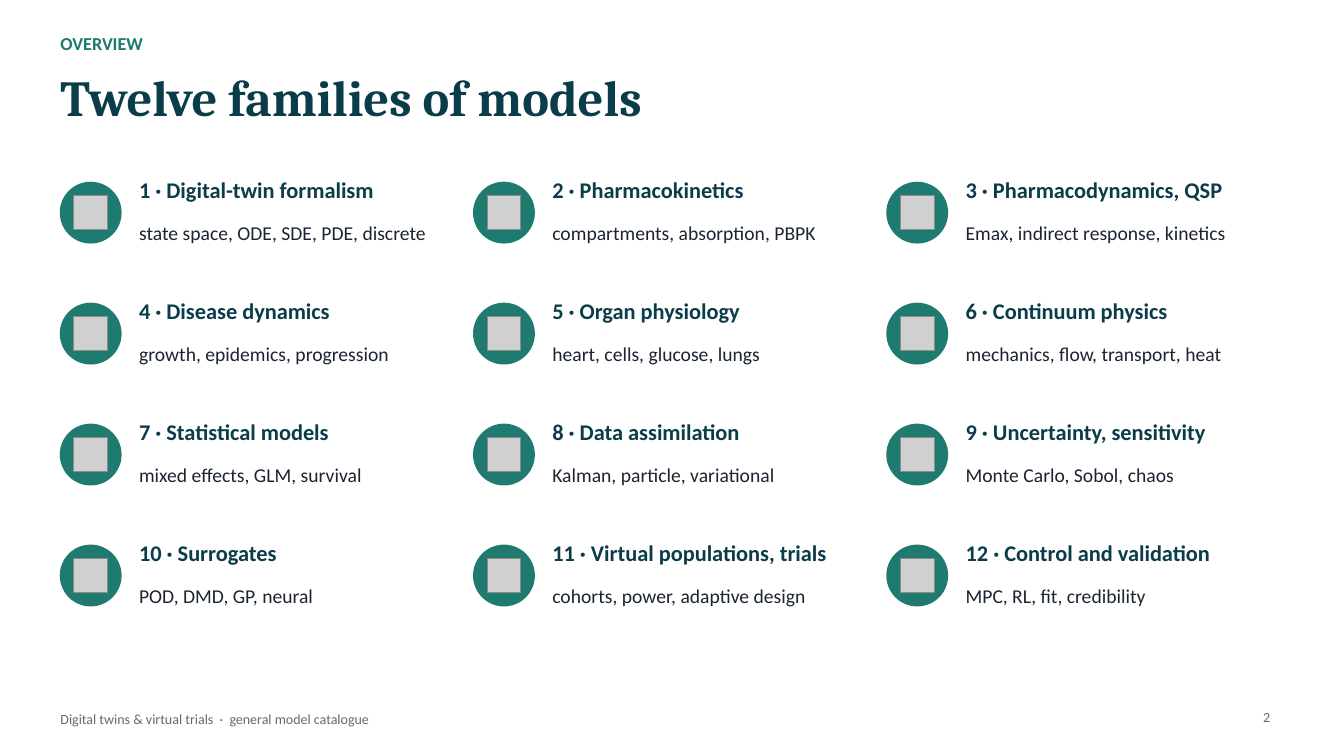
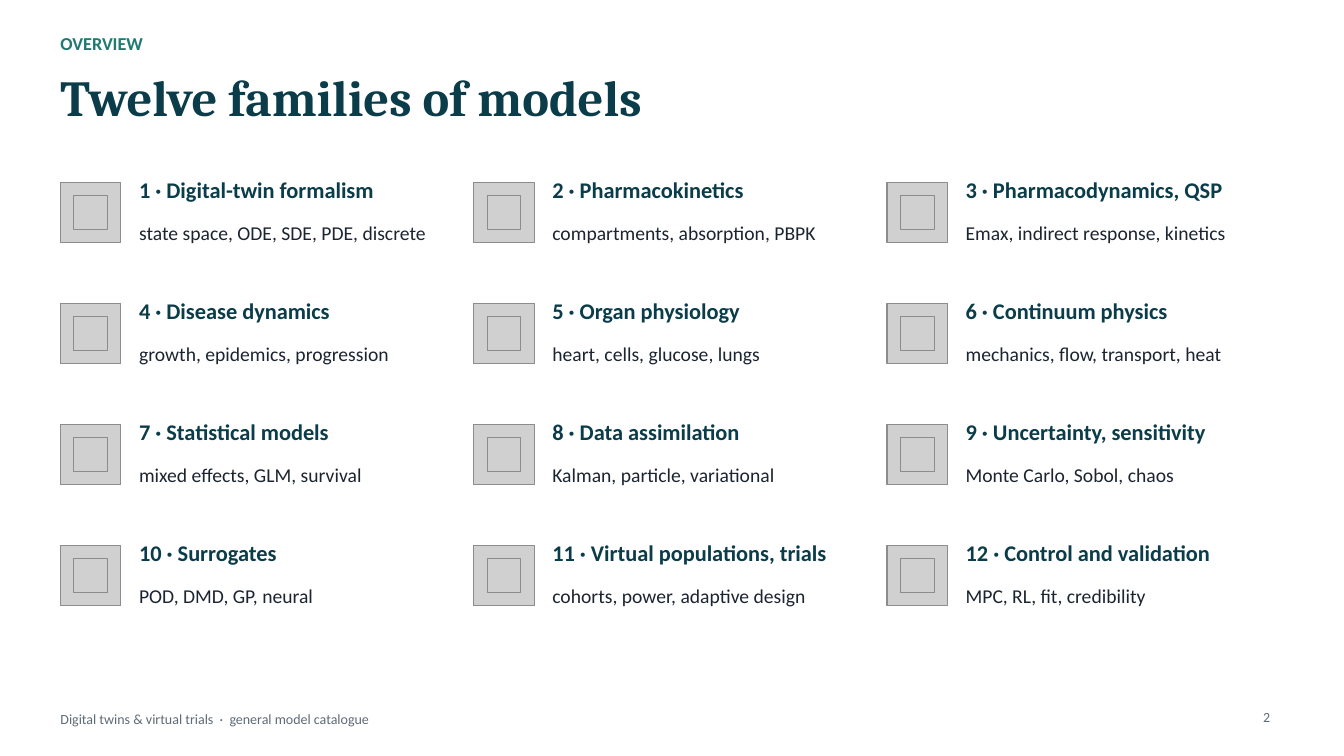
Before and after one commit to habdollahin/habdollahin, a slide deck: slide 2 of talks/DT_General_Mathematical_Models.pptx. Drawn at 1344x756 pixels with LibreOffice and Linux fonts; fonts in the diff are those of the drawing; grey boxes stand for pictures. Boxes give left, top, right and bottom in pixels: in the first picture for what was removed or moved away, otherwise in the second. Text is boxed around its words. In the diff, an @@ line names an element or a change of style, - is before the commit and + after.

```diff
--- a/talks/DT_General_Mathematical_Models.pptx
+++ b/talks/DT_General_Mathematical_Models.pptx
@@ ellipse removed at (60,182,121,243) @@
@@ picture added at (60,182,121,243) @@
@@ ellipse removed at (474,182,534,243) @@
@@ picture added at (474,182,534,243) @@
@@ ellipse removed at (887,182,948,243) @@
@@ picture added at (887,182,948,243) @@
@@ ellipse removed at (60,303,121,364) @@
@@ picture added at (60,303,121,364) @@
@@ ellipse removed at (474,303,534,364) @@
@@ picture added at (474,303,534,364) @@
@@ ellipse removed at (887,303,948,364) @@
@@ picture added at (887,303,948,364) @@
@@ ellipse removed at (60,424,121,485) @@
@@ picture added at (60,424,121,485) @@
@@ ellipse removed at (474,424,534,485) @@
@@ picture added at (474,424,534,485) @@
@@ ellipse removed at (887,424,948,485) @@
@@ picture added at (887,424,948,485) @@
@@ ellipse removed at (60,545,121,606) @@
@@ picture added at (60,545,121,606) @@
@@ ellipse removed at (474,545,534,606) @@
@@ picture added at (474,545,534,606) @@
@@ ellipse removed at (887,545,948,606) @@
@@ picture added at (887,545,948,606) @@
```
Also in this commit, not shown: 23 other slides changed, 5 other files.
